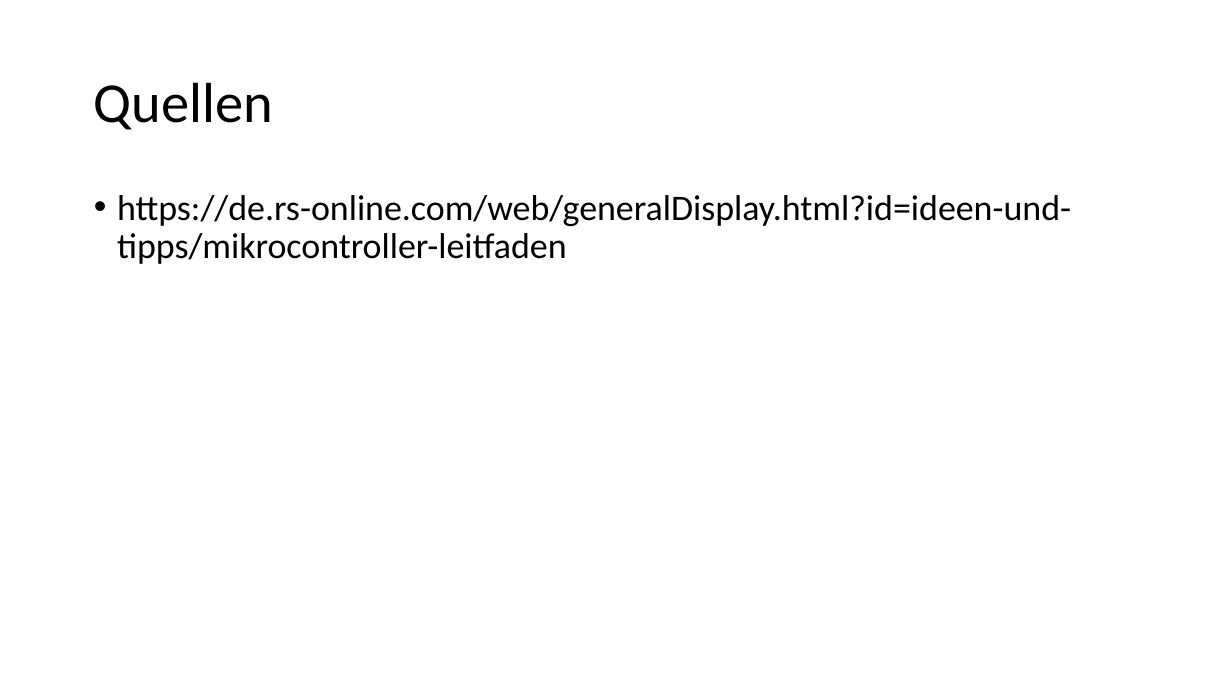
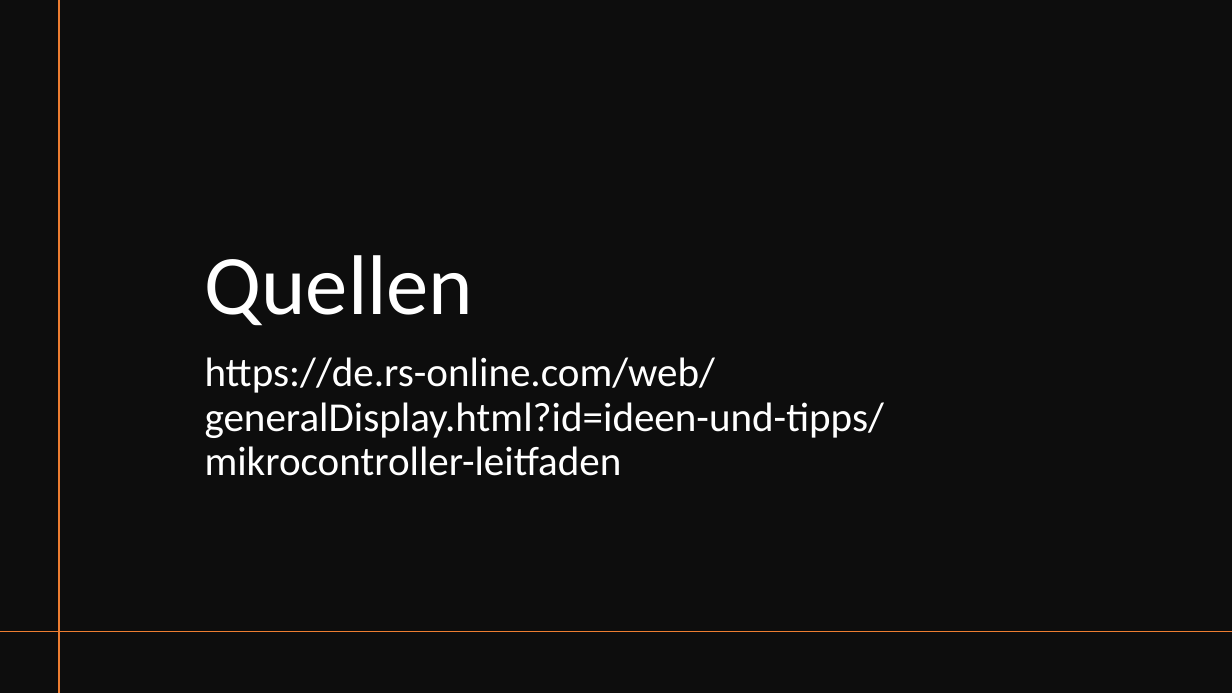
Before and after one commit to technikzentrum/ArduinoWorkshop, a slide deck: slide 5 of Tag 1/01-Was ist ein Microcontroller.pptx. Drawn at 1232x693 pixels with LibreOffice and Linux fonts; fonts in the diff are those of the drawing. Boxes give left, top, right and bottom in pixels: in the first picture for what was removed or moved away, otherwise in the second. Text is boxed around its words. In the diff, an @@ line names an element or a change of style, - is before the commit and + after.

```diff
--- a/Tag 1/01-Was ist ein Microcontroller.pptx
+++ b/Tag 1/01-Was ist ein Microcontroller.pptx
@@ rectangle added at [0,0,1232,693], fill #0D0D0D @@
@@ line added from (59, 0) to (59, 693), #ED7D31 1 pt @@
@@ title "Quellen": place and size @@
-title "Quellen" at [94,82,273,130]
+title "Quellen" at [205,255,474,326]
@@ title "Quellen" at [205,255,474,326]: size 44 to 66 pt, text colour #000000 to #FFFFFF; vertical alignment middle to bottom @@
@@ text "https://de.rs-online.com/web/generalDisplay.html?id=ideen-un ...": place and size @@
-text "https://de.rs-online.com/web/generalDisplay.html?id=ideen-un ..." at [117,195,1071,264]
+text "https://de.rs-online.com/web/generalDisplay.html?id=ideen-un ..." at [205,357,885,476]
@@ text "https://de.rs-online.com/web/generalDisplay.html?id=ideen-un ..." at [205,357,885,476]: size 28 to 32 pt, text colour #000000 to #FFFFFF; bullet • to none @@
@@ line added from (1232, 632) to (0, 632), #ED7D31 1 pt @@
```
Also in this commit, not shown: 4 other slides changed, 6 other files.
